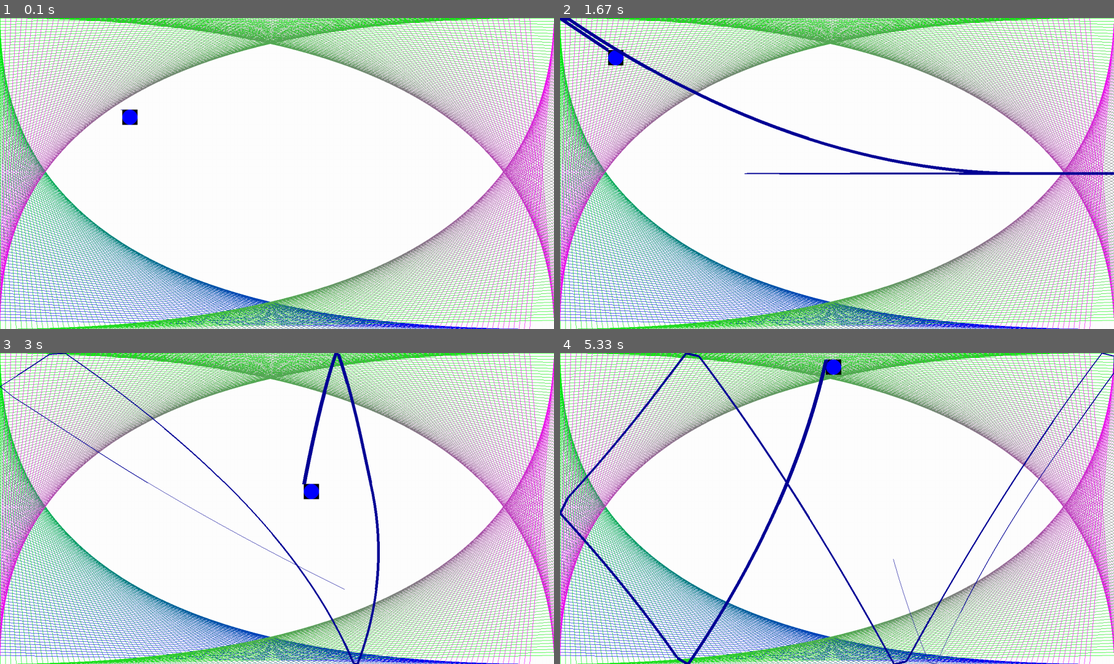
Above: before the commit, frames 1-4 (two rows, left to right).
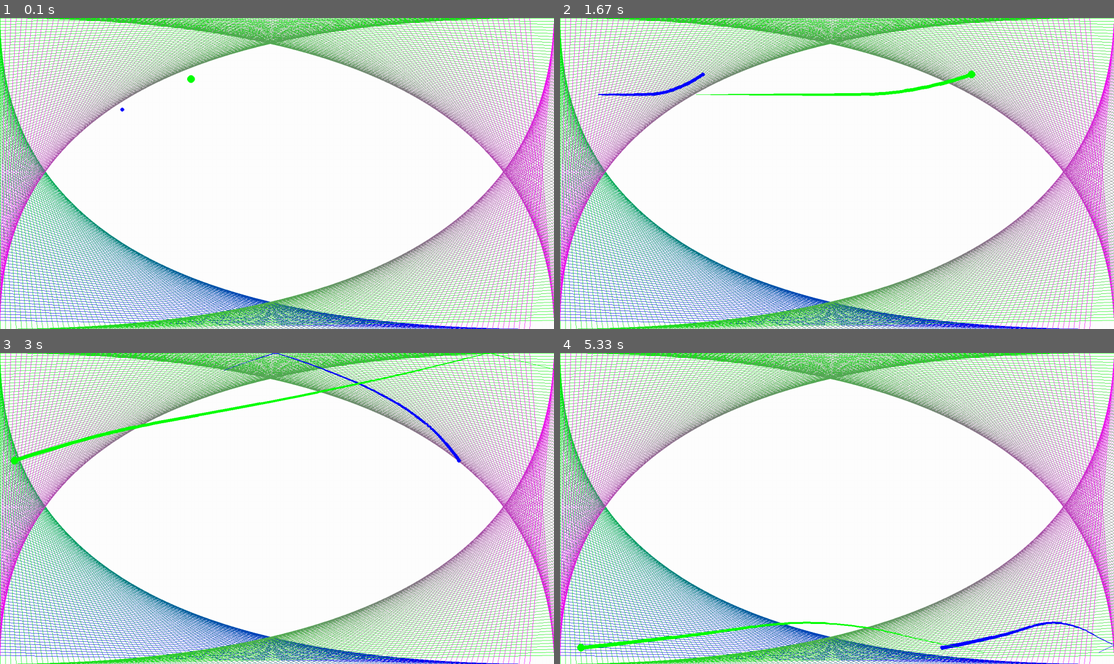
Above: after the commit, the same moments.

Repository: BIGm0/pygamelearning
Game: pygame game, started from graphicdemo1.py
Same seed, same stepped clock (60 frames per second), same inputs: the game is played once before the commit and once after it.
Inputs:
- Up to frame 1 (0.1 s): no input
- Up to frame 2 (1.67 s): hold Q 0.33-0.8 s; hold Right 0.33-0.8 s; hold Right 0.83-1.3 s; hold D 0.83-1.3 s; hold Up 1.33-1.63 s; hold W 1.33-1.63 s
- Up to frame 3 (3 s): hold Right 1.67-2.13 s; hold D 1.67-2.13 s; hold Left 2.17-2.7 s; hold A 2.17-2.7 s; hold Down from 2.73 s (still down); hold S from 2.73 s (still down)
- Up to frame 4 (5.33 s): release Down at 3.03 s; release S at 3.03 s; hold Left 3.07-3.47 s; hold A 3.07-3.47 s; hold Up 3.5-3.87 s; hold W 3.5-3.87 s; hold Right 3.9-4.53 s; hold D 3.9-4.53 s; hold Down 4.57-4.93 s; hold S 4.57-4.93 s; hold Left from 4.97 s (still down); hold A from 4.97 s (still down)

The runs differ from the first frame. In frame 1, 0.2% of the frame differs, in the area x 21-36%, y 18-35%; in frame 2, 2.4%; in frame 3, 3.0%; in frame 4, 3.6%, in the area x 0-100%, y 0-100%.

Commit message:
Update and rename graficdemo1.py to graphicdemo1.py

Diff:
--- a/graficdemo1.py
+++ b/graphicdemo1.py
@@ -29,46 +29,15 @@
         self.fps = fps
         self.playtime = 0.0
         self.font = pygame.font.SysFont('mono', 24, bold=True)
+        self.allgroup =pygame.sprite.LayeredUpdates()
+        self.ballgroup=pygame.sprite.Group()
+
+        Ball.groups=self.allgroup,self.ballgroup
+
 
     def paint(self):
         """painting on the surface"""
-        #pygame.draw.line(Surface, color, start, end, width=1)
-        #pygame.draw.rect(self.background, (0,0,255), (0,0,725,420)) # rect: (x1, y1, width, height)
-        #pygame.draw.rect(self.background, (0,0,0), (725,0,725,420))
-        #pygame.draw.rect(self.background, (0,0,0), (0,420,725,420))
-        #pygame.draw.rect(self.background, (0,0,255), (720,420,725,420))
-        #pygame.draw.line(self.background, (1,0,128), (0,0), (1450,840),(20))
-        #pygame.draw.line(self.background, (1,0,128), (1450,0), (0,840),(20))
-        #pygame.draw.line(self.background, (128,0,1), (0,10), (1450,10),(10))
-        #pygame.draw.line(self.background, (128,0,1), (1450/2,0), (1450/2,840),(10))
-        #pygame.draw.rect(Surface, color, Rect, width=0): return Rect
-        #pygame.draw.rect(self.background, (0,0,255), (0,0,725,420)) # rect: (x1, y1, width, height)
-        #pygame.draw.rect(self.background, (0,0,0), (725,0,725,420))
-        #pygame.draw.rect(self.background, (0,0,0), (0,420,725,420))
-        #pygame.draw.rect(self.background, (0,0,255), (720,420,725,420))
-        #pygame.draw.circle(Surface, color, pos, radius, width=0): return Rect
-        #pygame.draw.circle(self.background, (0,200,0), (0,0), 300)
-        #pygame.draw.circle(self.background, (0,200,0), (1450,0), 300)
-        #pygame.draw.circle(self.background, (0,200,0), (1450,840), 300)
-        #pygame.draw.circle(self.background, (0,200,0), (0,840), 300)
-        #pygame.draw.circle(self.background, (0,200,0), (725,420), 200)
-        #pygame.draw.lines(self.background, (64,64,64), False,
-        #[(0,350), (15,300),(30,400), (45,250),(70,250),(90,300),(100,500),(150,700)])
-        #pygame.draw.ellipse(self.background, (255,0,0), (0,0,1450,815))
-        #pygame.draw.polygon(Surface, color, pointlist, width=0): return Rect
-        #pygame.draw.polygon(self.background, (0,180,0), ((250,100),(300,0),(350,50)))
-        #pygame.draw.arc(Surface, color, Rect, start_angle, stop_angle, width=1): return Rect
-        #pygame.draw.arc(self.background, (0,150,0),(400,10,150,100), 0, 3.14) # radiant instead of grad
-        #pygame.draw.rect(self.background, (0,0,255), (0,0,725,420),1)
-        #pygame.draw.ellipse(self.background, (255,0,0), (0,0,725,420))
-        #pygame.draw.circle(self.background, (0,200,0), (365,210), 200)
-        #pygame.draw.ellipse(self.background, (255,0,0), (365,0,50,400))
-        #start = degrees_to_radians(90)
-        #end = degrees_to_radians(5)
-        #for x in range(0,1450,100):
-            #for y in range(0,840,50):
-                #pygame.draw.line(self.background, (0,0,255),(x,0),(0,y))
-                 #pygame.draw.arc(self.background, (0,150,0),(725,10,725,420),start,end,1)
+        #pygame.draw.arc(self.background, (0,150,0),(725,10,725,420),start,end,1)
         xpoints=[]
         ypoints=[]
         xdist=PygView.width//100
@@ -92,7 +61,10 @@
 
     def run(self):
         self.paint()
-        myball = Ball() # creating the Ball object
+        myball = Ball(startx=100,starty=200) # creating the Ball object
+        myball2= Ball( radius = 10, color=(0,255,0), x=500, y=160,
+                    up=pygame.K_UP,down=pygame.K_DOWN,left=pygame.K_LEFT,right=pygame.K_RIGHT,
+                    startx=300,starty=200)
         running = True
         while running:
             milliseconds = self.clock.tick(self.fps)
@@ -108,29 +80,24 @@
                     if event.key == pygame.K_ESCAPE:
                         running = False
                     if event.key == pygame.K_q: # stopper
-                        myball.dx = 0
-                        myball.dy = 0
-                        myball.x = PygView.width //3 # one third without remainder
-                        myball.y = PygView.height // 2 # one half without remainder
-            pressedkeys = pygame.key.get_pressed() # keys that you can press all the time
-            if pressedkeys[pygame.K_a]:
-                myball.dx -=100
-            if pressedkeys[pygame.K_d]:
-                myball.dx +=100
-            if pressedkeys[pygame.K_w]:
-                myball.dy -= 100
-            if pressedkeys[pygame.K_s]:
-                myball.dy += 100
+                        for ball in self.ballgroup:
+                            ball.x=ball.startx
+                            ball.y=ball.starty
+                            ball.dx,ball.dy=0,0
+
             pygame.display.flip()
             self.screen.blit(self.background, (0, 0))
-            myball.update(seconds)
-            myball.blit(self.screen) # blitting it
+            self.allgroup.update(seconds)
+            self.allgroup.draw(self.screen)
+            #myball.update(seconds)
+            #myball.blit(self.screen) # blitting it
             #tail
-            if len(myball.tail)>2:
-                for a in range(1,len(myball.tail)):
-                    pygame.draw.line(self.screen,(0,0,150),
-                                     myball.tail[a-1],
-                                     myball.tail[a],10-a//10)
+            for ball in self.ballgroup:
+                if len(ball.tail)>2:
+                    for a in range(1,len(ball.tail)):
+                        pygame.draw.line(self.screen,ball.color,
+                                     ball.tail[a-1],
+                                     ball.tail[a],10-a//10)
         pygame.quit()
 
     def draw_text(self, text):
@@ -139,26 +106,47 @@
         surface = self.font.render(text, True, (0, 0, 0))
         self.screen.blit(surface, (50,150))
 
-class Ball(object):
-    """this is not a native pygame sprite but instead a pygame surface"""
-    def __init__(self, radius = 20, color=(0,0,255), x=320, y=240):
+class Ball(pygame.sprite.Sprite):
+    """this is a native pygame sprite but instead a pygame surface"""
+    def __init__(self, radius = 5, color=(0,0,255), x=320, y=240,
+                    up=pygame.K_w,down=pygame.K_s,left=pygame.K_a,right=pygame.K_d,
+                    startx=100,starty=100):
         """create a (black) surface and paint a blue ball on it"""
+        self._layer=1
+        pygame.sprite.Sprite.__init__(self,self.groups)
+        self.upkey=up
+        self.downkey=down
+        self.leftkey=left
+        self.rightkey=right
         self.radius = radius
         self.color = color
+        self.startx=startx
+        self.starty=starty
         self.x = x
         self.y = y
         self.dx = 0
         self.dy = 0
         # create a rectangular surface for the ball 50x50
-        self.surface = pygame.Surface((2*self.radius,2*self.radius))
-        pygame.draw.circle(self.surface, color, (radius, radius), radius) # draw blue filled circle on ball surface
-        self.surface = self.surface.convert() # for faster blitting.
+        self.image = pygame.Surface((2*self.radius,2*self.radius))
+        self.image.set_colorkey((0,0,0))
+        pygame.draw.circle(self.image, color, (radius, radius), radius) # draw blue filled circle on ball surface
+        self.image = self.image.convert_alpha() # for faster blitting.
+        self.rect=self.image.get_rect()
         # to avoid the black background, make black the transparent color:
         # self.surface.set_colorkey((0,0,0))
         # self.surface = self.surface.convert_alpha() # faster blitting with transparent color
         self.tail=[]
 
     def update(self, seconds):
+        pressedkeys = pygame.key.get_pressed() # keys that you can press all the time
+        if pressedkeys[self.leftkey]:
+                self.dx -=10
+        if pressedkeys[self.rightkey]:
+                self.dx +=10
+        if pressedkeys[self.upkey]:
+                self.dy -= 10
+        if pressedkeys[self.downkey]:
+                self.dy += 10
         self.x += self.dx * seconds
         self.y += self.dy * seconds
         # wrap around screen
@@ -180,12 +168,12 @@
             self.dy*=-1
         self.tail.insert(0,(self.x,self.y))
         self.tail=self.tail[:128]
+        self.rect.center=self.x,self.y
 
 
-
-    def blit(self, ground):
-        """blit the Ball on the background"""
-        ground.blit(self.surface, ( self.x, self.y))
+    #def blit(self, ground):
+        #"""blit the Ball on the background"""
+        #ground.blit(self.surface, ( self.x, self.y))
 
 if __name__ == '__main__':
     PygView(1450,815).run() # call with width of window and fps
